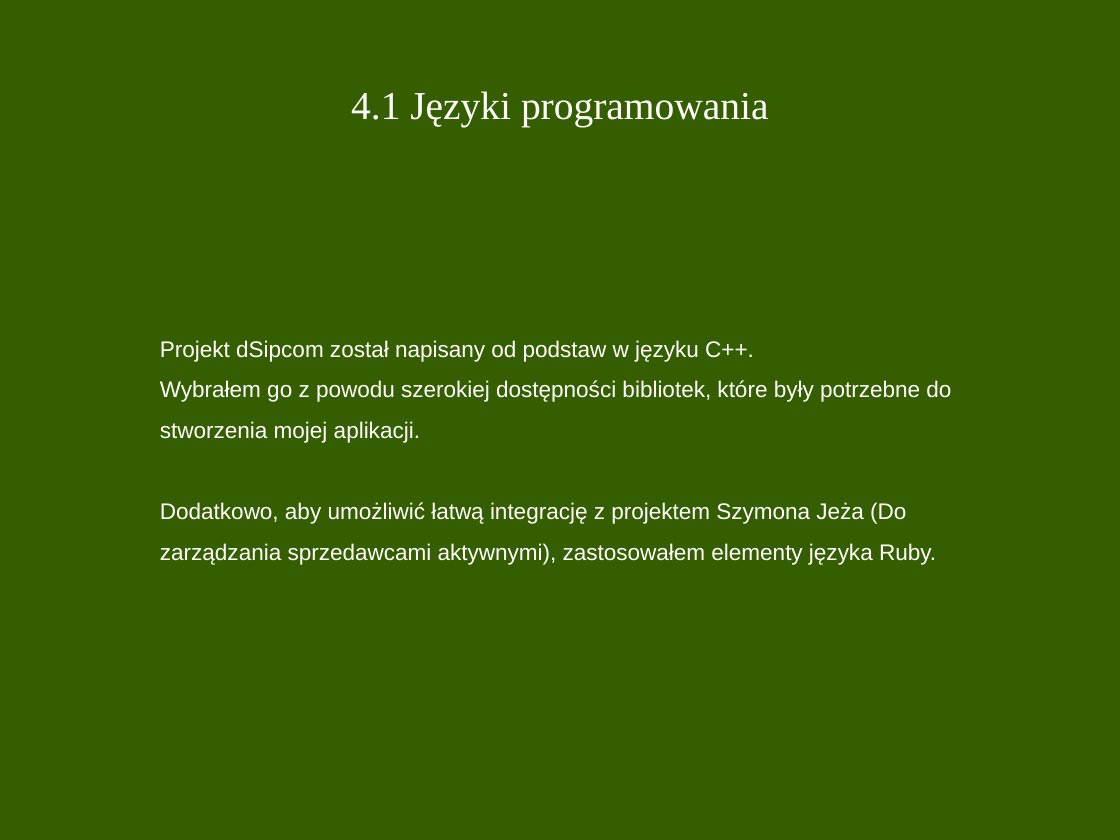
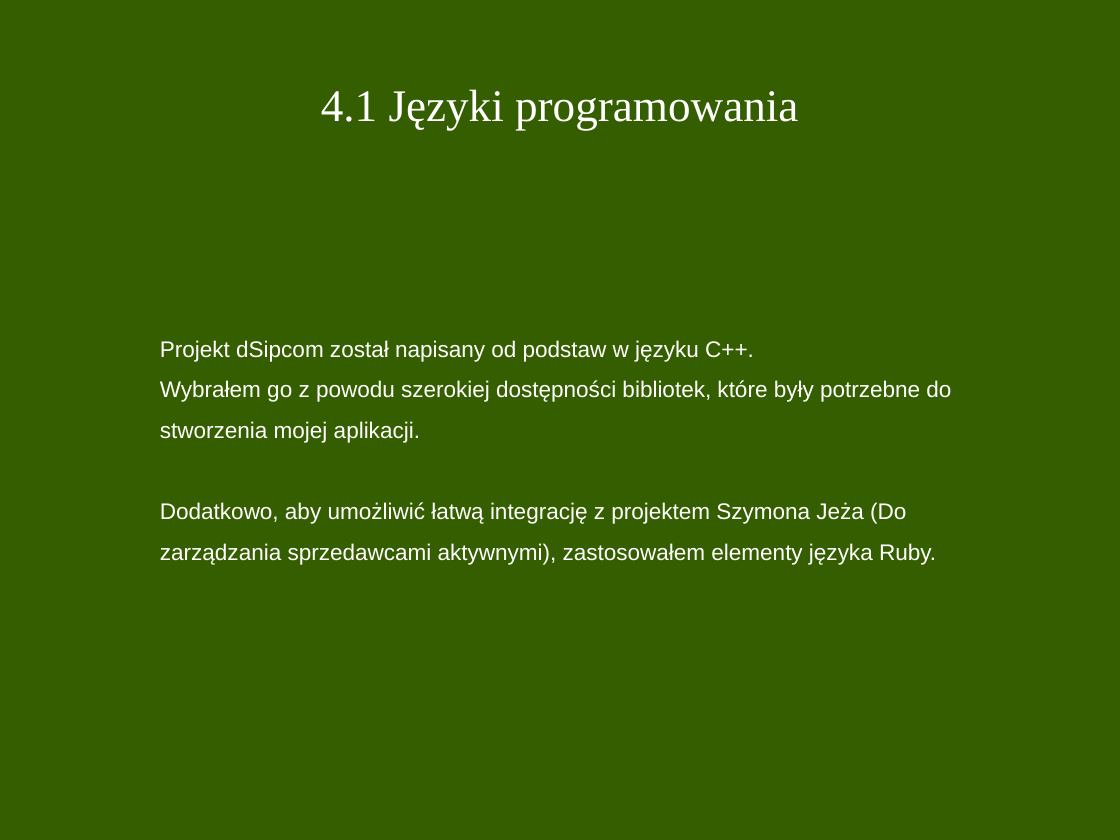
Before and after one commit to dmilith/dsipcom, a slide deck: slide 4 of docs/Prezentacja_Pracy.odp. Drawn at 1120x840 pixels with LibreOffice and Linux fonts; fonts in the diff are those of the drawing. Boxes give left, top, right and bottom in pixels: in the first picture for what was removed or moved away, otherwise in the second. Text is boxed around its words. In the diff, an @@ line names an element or a change of style, - is before the commit and + after.

Commit message:
poprawiona czcionka prezentacji (źle wyświetlana podczas pokazu slajdów) dodatkowo poprawiono parę niedociągnięć i nadmiarów w kodzie (kosmetyka)

```diff
--- a/docs/Prezentacja_Pracy.odp
+++ b/docs/Prezentacja_Pracy.odp
@@ title "4.1 Języki programowania" at (321,89,798,130): size 28 to 32 pt @@
```
Also in this commit, not shown: 6 other slides changed, 1 other file.
